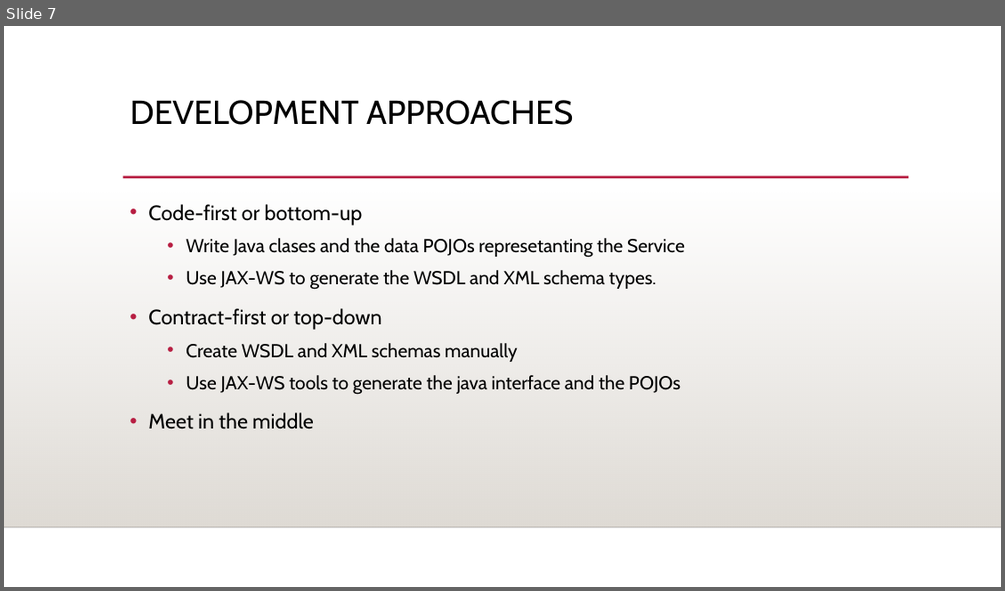
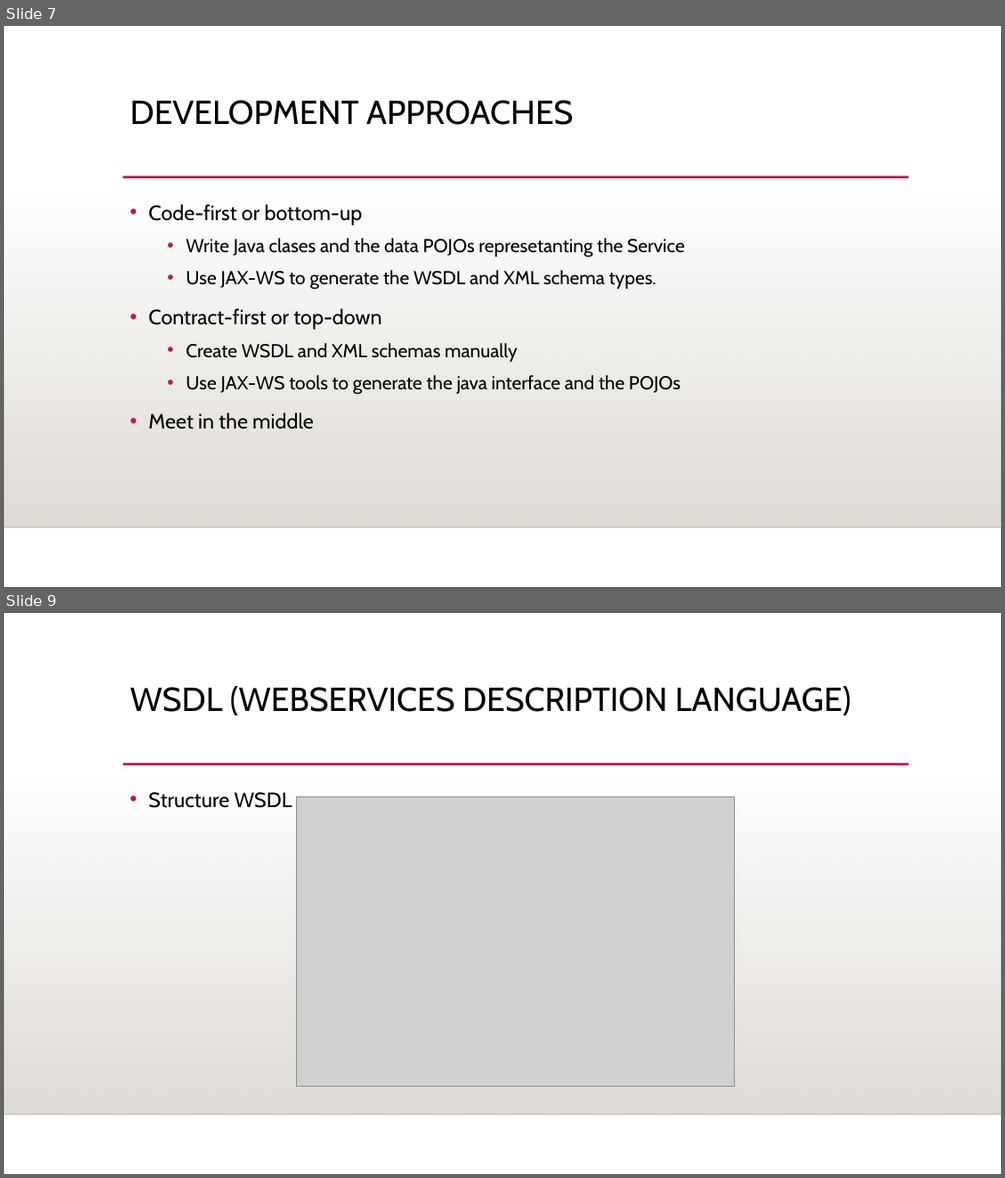
Before and after one commit to oscarhdezs/EGEL, a slide deck: JAva Web Services.ppt. Shown one above the other, each under a label of ours: slide 7 before the commit, slides 7 and 9 after it; the slides between them are not shown. The pictures are 1005x591 and 1005x1178 pixels, drawn with LibreOffice and Linux fonts; fonts in the diff are those of the drawing; grey boxes stand for pictures; background and template pictures are left out. Boxes give left, top, right and bottom in pixels: in the first picture for what was removed or moved away, otherwise in the second. Text is boxed around its words. In the diff, an @@ line names an element or a change of style, - is before the commit and + after.

```diff
--- a/JAva Web Services.ppt
+++ b/JAva Web Services.ppt
@@ slide 9 added at bbox=[4, 613, 1001, 1174], background picture (left out); not listed: 3 template elements that a slide beside it also shows @@
@@ title added at bbox=[130, 686, 851, 715], 32 pt, text #000000 @@
+WSDL (WEBSERVICES DESCRIPTION LANGUAGE)
@@ text added at bbox=[148, 792, 292, 808], 20 pt, text #000000 @@
+• Structure WSDL
@@ picture added at bbox=[296, 797, 734, 1086] @@
```
Also in this commit, not shown: 4 other slides added.
